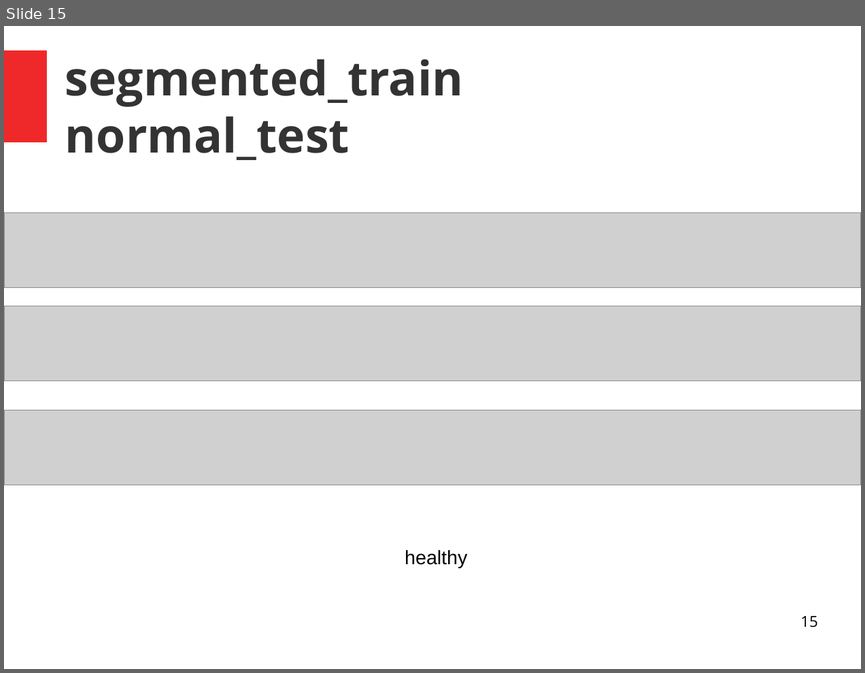
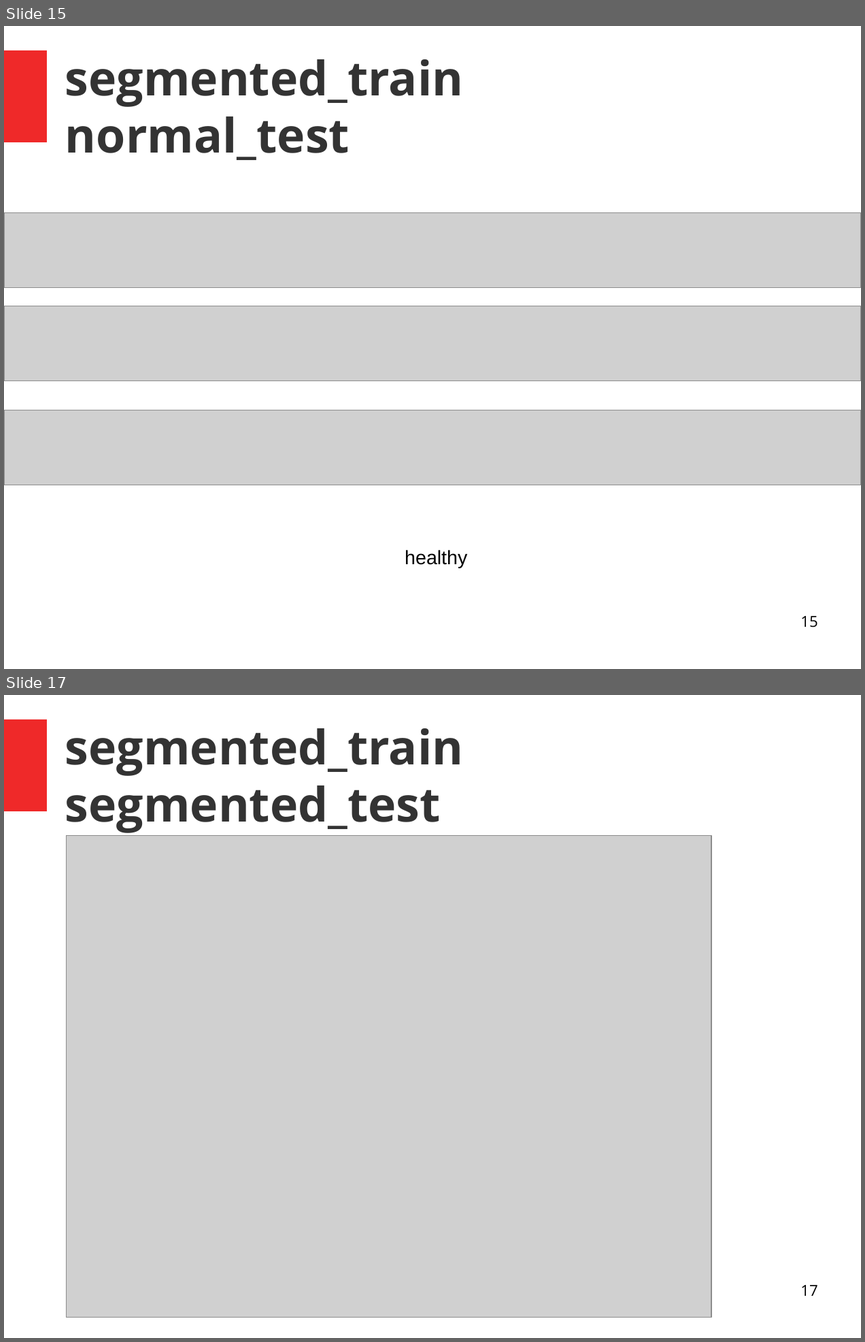
Before and after one commit to jarvis0/tomato-diseases, a slide deck: DL/model_evaluations/segmented_train/segmented_train.odp. Shown one above the other, each under a label of ours: slide 15 before the commit, slides 15 and 17 after it; the slides between them are not shown. The pictures are 865x673 and 865x1342 pixels, drawn with LibreOffice and Linux fonts; fonts in the diff are those of the drawing; grey boxes stand for pictures. Boxes give left, top, right and bottom in pixels: in the first picture for what was removed or moved away, otherwise in the second. Text is boxed around its words. In the diff, an @@ line names an element or a change of style, - is before the commit and + after.

```diff
--- a/DL/model_evaluations/segmented_train/segmented_train.odp
+++ b/DL/model_evaluations/segmented_train/segmented_train.odp
@@ slide 17 added at box(4, 695, 861, 1338), background #FFFFFF; not listed: 1 template element that a slide beside it also shows @@
@@ title added at box(65, 728, 463, 833), 44 pt, text #333333, bold @@
+segmented_train
+segmented_test
@@ picture added at box(66, 836, 711, 1317) @@
@@ page number added at box(800, 1285, 817, 1295), 14 pt, text #000000 @@
+17
```
Also in this commit, not shown: 12 other slides added, 2 other files.
